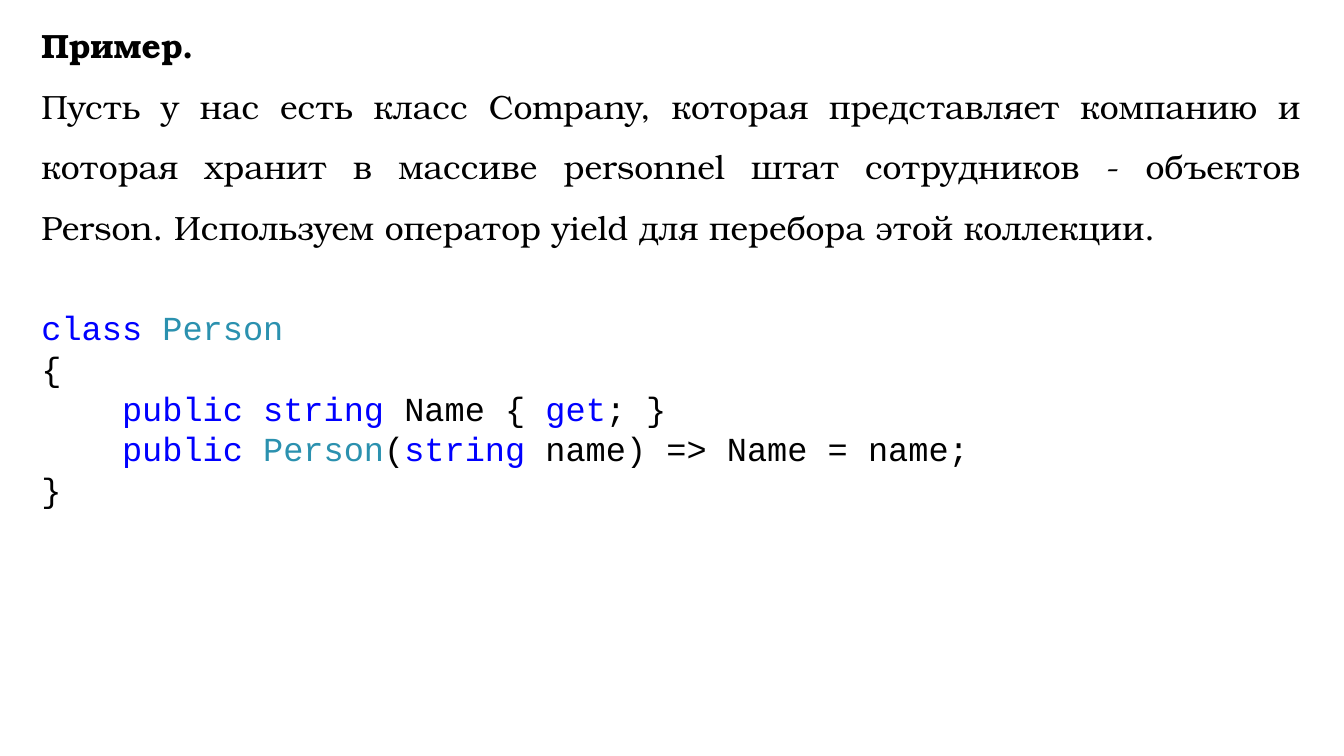
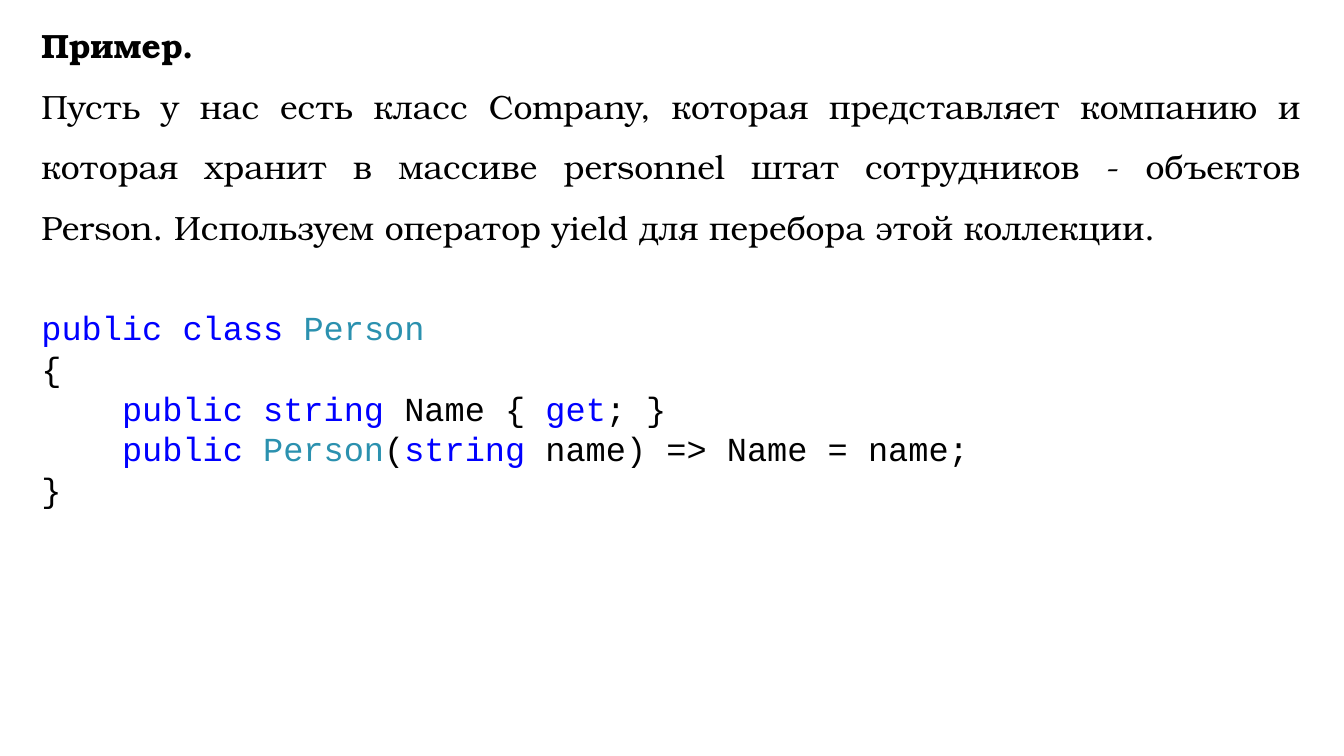
Before and after one commit to DaniilKlyukin/ITiP-2, a slide deck: slide 53 of Лекции/ИТиП 2 лек 4.pptx. Drawn at 1344x756 pixels with LibreOffice and Linux fonts; fonts in the diff are those of the drawing. Boxes give left, top, right and bottom in pixels: in the first picture for what was removed or moved away, otherwise in the second. Text is boxed around its words. In the diff, an @@ line names an element or a change of style, - is before the commit and + after.

```diff
--- a/Лекции/ИТиП 2 лек 4.pptx
+++ b/Лекции/ИТиП 2 лек 4.pptx
@@ text at bbox=[41, 316, 425, 347]: text changed; text colour #2B91AF to #0000FF @@
-class Person
+public class Person
```
Also in this commit, not shown: 9 other slides changed, 8 other files.
